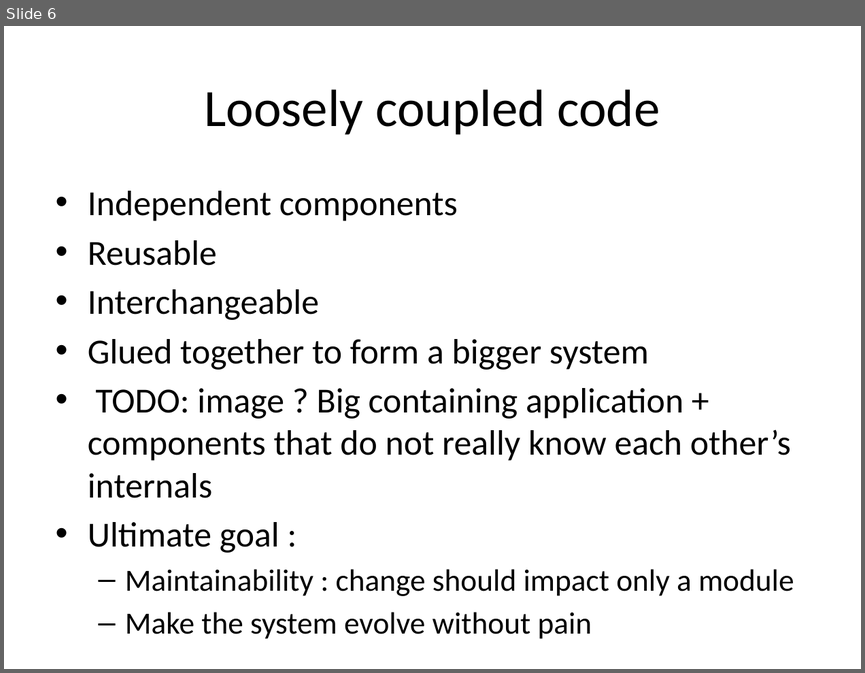
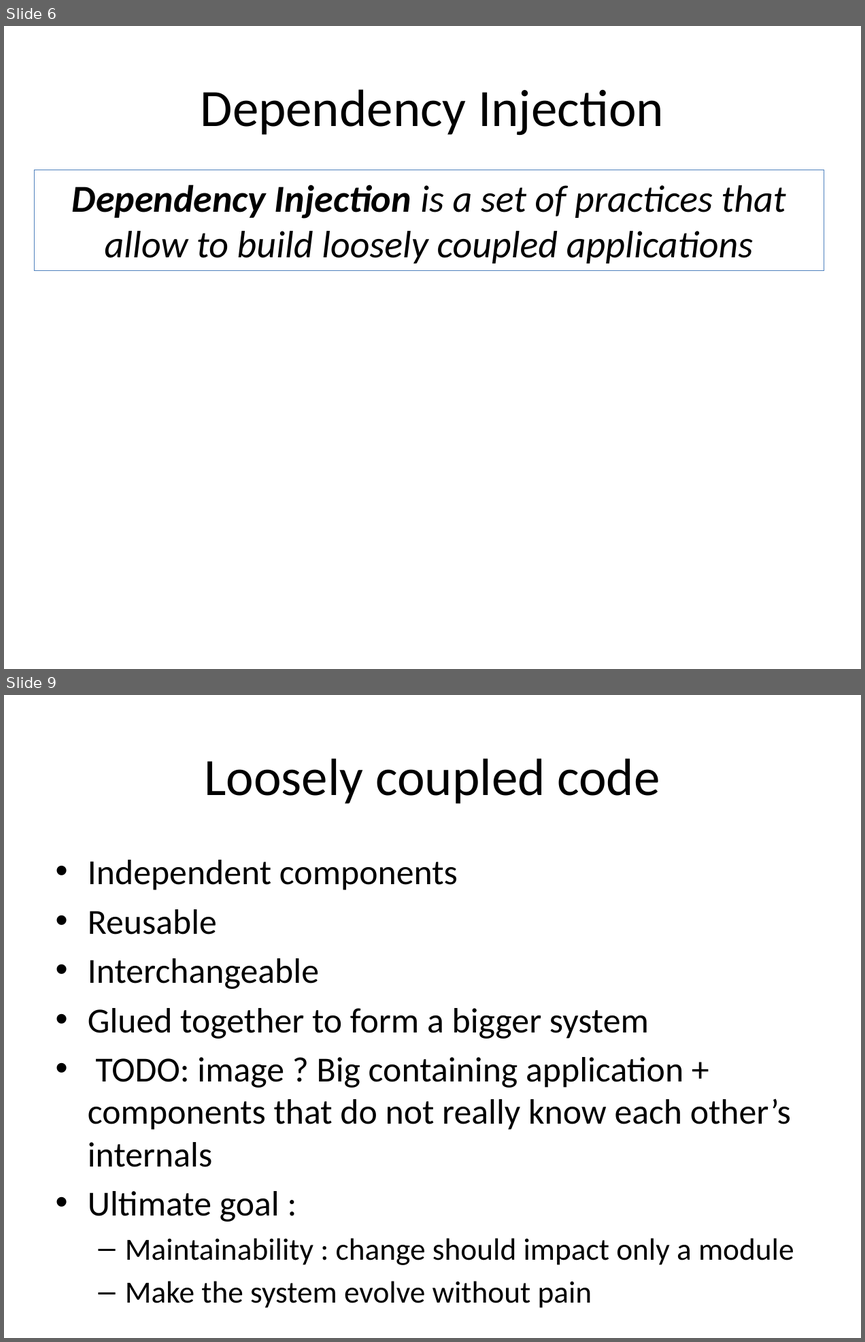
Before and after one commit to tsimbalar/DependencyInjectionTheRightWay, a slide deck: Dependency Injection - the right way.pptx. Shown one above the other, each under a label of ours: slide 6 before the commit, slides 6 and 9 after it; the slides between them are not shown. The pictures are 865x673 and 865x1342 pixels, drawn with LibreOffice and Linux fonts; fonts in the diff are those of the drawing. Boxes give left, top, right and bottom in pixels: in the first picture for what was removed or moved away, otherwise in the second. Text is boxed around its words. In the diff, an @@ line names an element or a change of style, - is before the commit and + after.

```diff
--- a/Dependency Injection - the right way.pptx
+++ b/Dependency Injection - the right way.pptx
@@ slide 6 added at (x1=4, y1=26, x2=861, y2=669), background #FFFFFF @@
@@ title added at (x1=201, y1=89, x2=664, y2=135), 44 pt, text #000000 @@
+Dependency Injection
@@ rectangle added at (x1=34, y1=170, x2=823, y2=271), outline #4F81BD 0.75 pt, 32 pt, text #000000, italic @@
+Dependency Injection is a set of practices that allow to build loosely coupled applications
@@ what was slide 6 is now slide 9 @@
```
Also in this commit, not shown: 3 slides changed, 3 other slides added, 1 slide removed.
